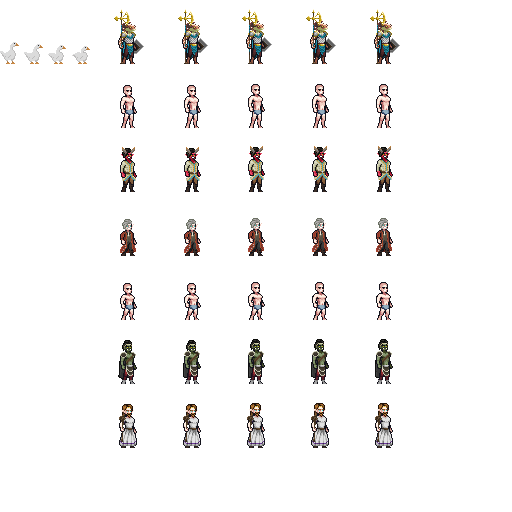
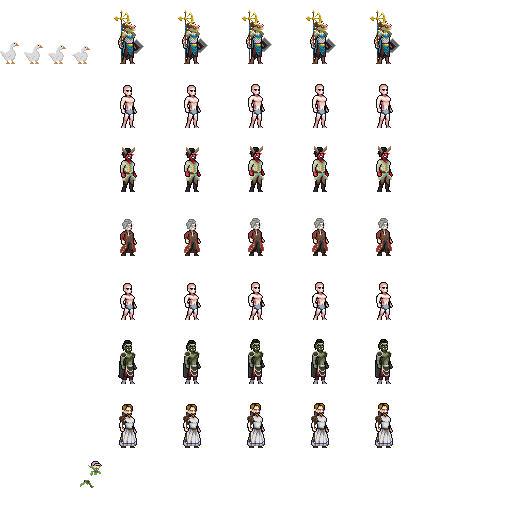
Layer changes from the first 512px x 512px image to the second:
added layer "Layer 54" above "Jerrystig" over <box>91,461,102,466</box>
added layer "Jerrystig" over <box>80,464,102,488</box>
